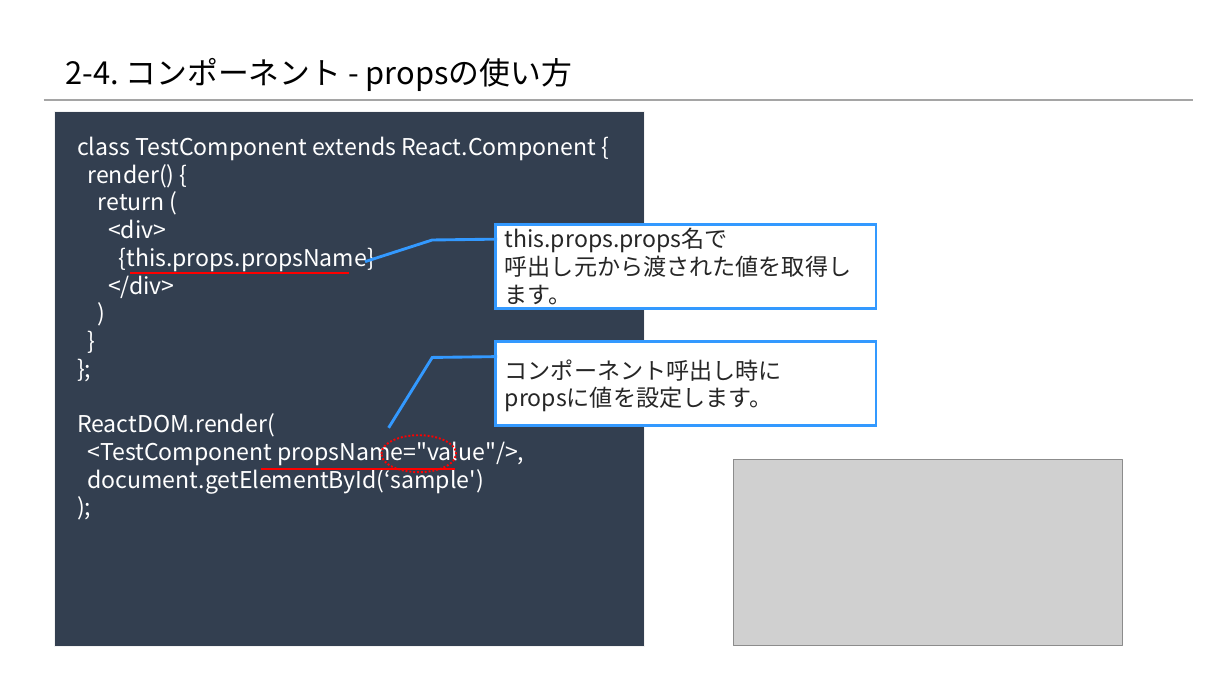
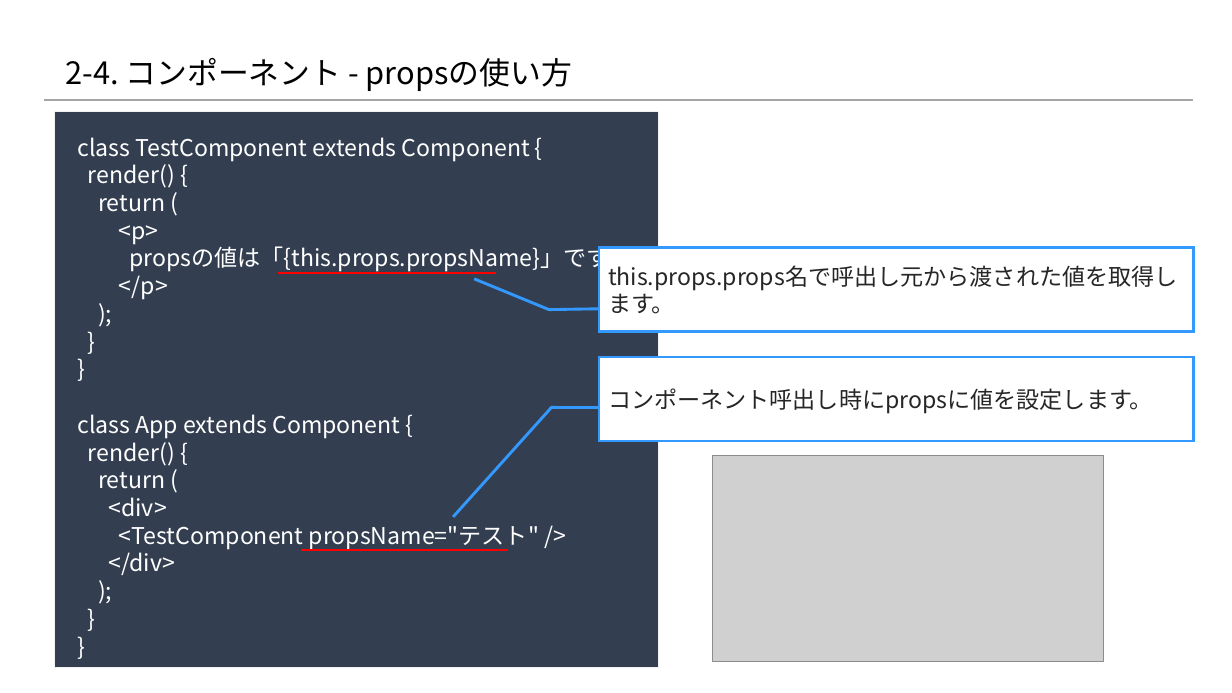
Before and after one commit to 2018SYSTEMI34/diary, a slide deck: slide 6 of doc/02_SlideShare/01.ネタ/２_Reactの基礎/2-4_Reactの基礎知識 ～コンポーネント編～.pptx. Drawn at 1232x693 pixels with LibreOffice and Linux fonts; fonts in the diff are those of the drawing; grey boxes stand for pictures; background and template pictures are left out. Boxes give left, top, right and bottom in pixels: in the first picture for what was removed or moved away, otherwise in the second. Text is boxed around its words. In the diff, an @@ line names an element or a change of style, - is before the commit and + after.

```diff
--- a/doc/02_SlideShare/01.ネタ/２_Reactの基礎/2-4_Reactの基礎知識 ～コンポーネント編～.pptx
+++ b/doc/02_SlideShare/01.ネタ/２_Reactの基礎/2-4_Reactの基礎知識 ～コンポーネント編～.pptx
@@ rectangle: place and size @@
-rectangle at [55,112,645,647]
+rectangle at [55,112,659,667]
@@ text at [77,137,630,575]: text changed @@
-)
+);
@@ text at [77,137,630,439]: text changed @@
-class TestComponent extends React.Component {
+class TestComponent extends Component {
+render() {
+return (
+<p>
+propsの値は「{this.props.propsName}」です。
+</p>
+);
+}
+}
+class App extends Component {
@@ border callout "this.props.props名で呼出し元から渡された値を取得します。" at [599,248,1193,332]: proportions changed @@
@@ border callout "this.props.props名で呼出し元から渡された値を取得します。": place and size @@
-border callout "this.props.props名で呼出し元から渡された値を取得します。" at [495,225,876,309]
+border callout "this.props.props名で呼出し元から渡された値を取得します。" at [599,248,1193,332]
@@ text in border callout at [608,265,1178,314]: text changed @@
-this.props.props名で
-呼出し元から渡された値を取得します。
+this.props.props名で呼出し元から渡された値を取得します。
@@ line moved from (130, 274) - (348, 274) to (278, 274) - (496, 274) @@
@@ border callout "コンポーネント呼出し時にpropsに値を設定します。": place and size @@
-border callout "コンポーネント呼出し時にpropsに値を設定します。" at [495,342,876,426]
+border callout "コンポーネント呼出し時にpropsに値を設定します。" at [599,357,1193,441]
@@ border callout "コンポーネント呼出し時にpropsに値を設定します。" at [599,357,1193,441]: proportions changed @@
@@ text in border callout at [608,388,1153,414]: text changed @@
-コンポーネント呼出し時に
-propsに値を設定します。
+コンポーネント呼出し時にpropsに値を設定します。
@@ text at [77,413,524,493]: text changed @@
-};
-ReactDOM.render(
-<TestComponent propsName="value"/>,
-document.getElementById(‘sample')
-);
+}
@@ ellipse removed at [382,435,457,472] @@
@@ picture: place and size @@
-picture at [734,459,1123,646]
+picture at [713,456,1104,663]
@@ text at [119,526,539,549]: text changed @@
-{this.props.propsName}
+<TestComponent propsName="テスト" />
@@ line moved from (262, 469) - (456, 469) to (300, 550) - (508, 550) @@
```
Also in this commit, not shown: 4 other slides changed, 1 other file.
